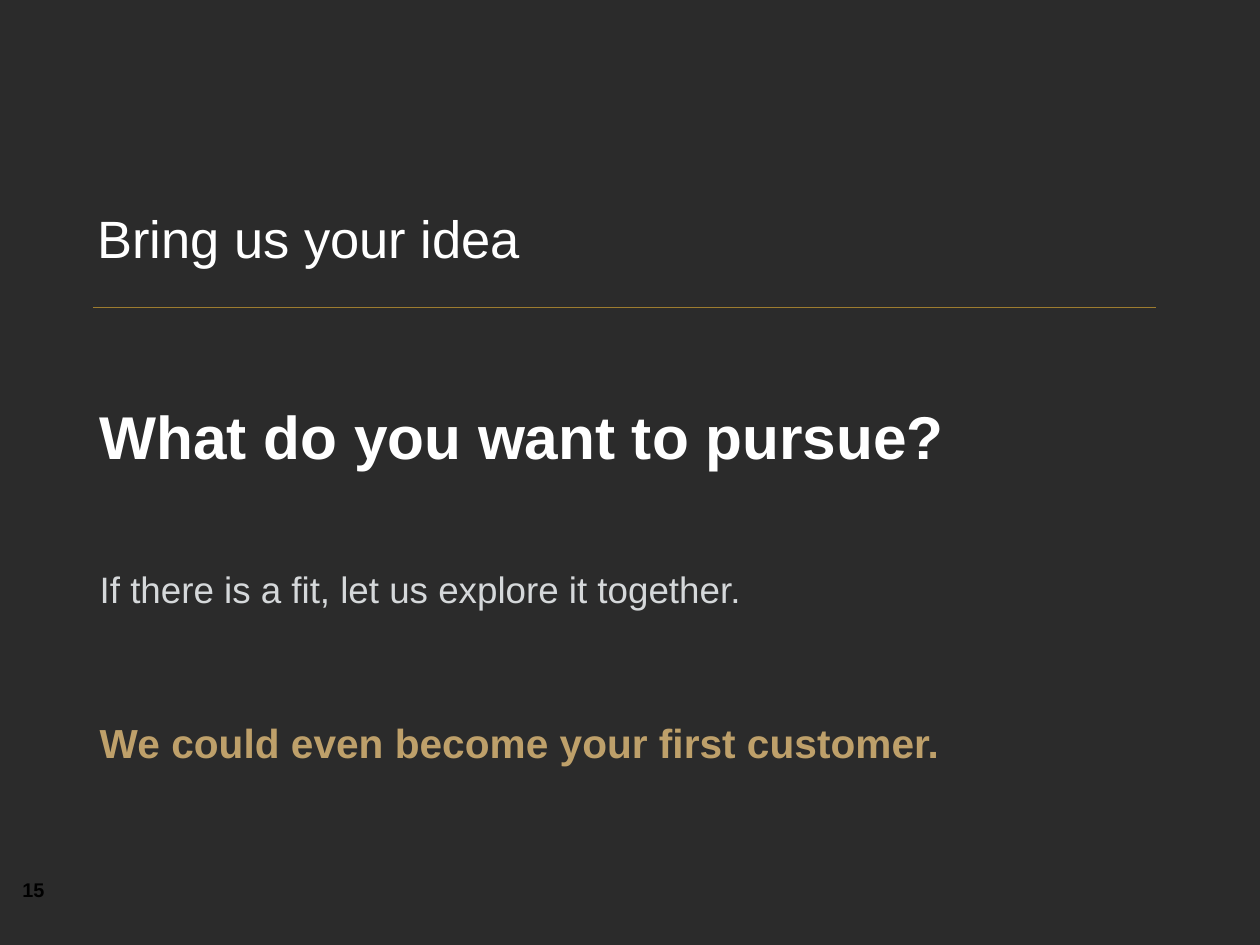
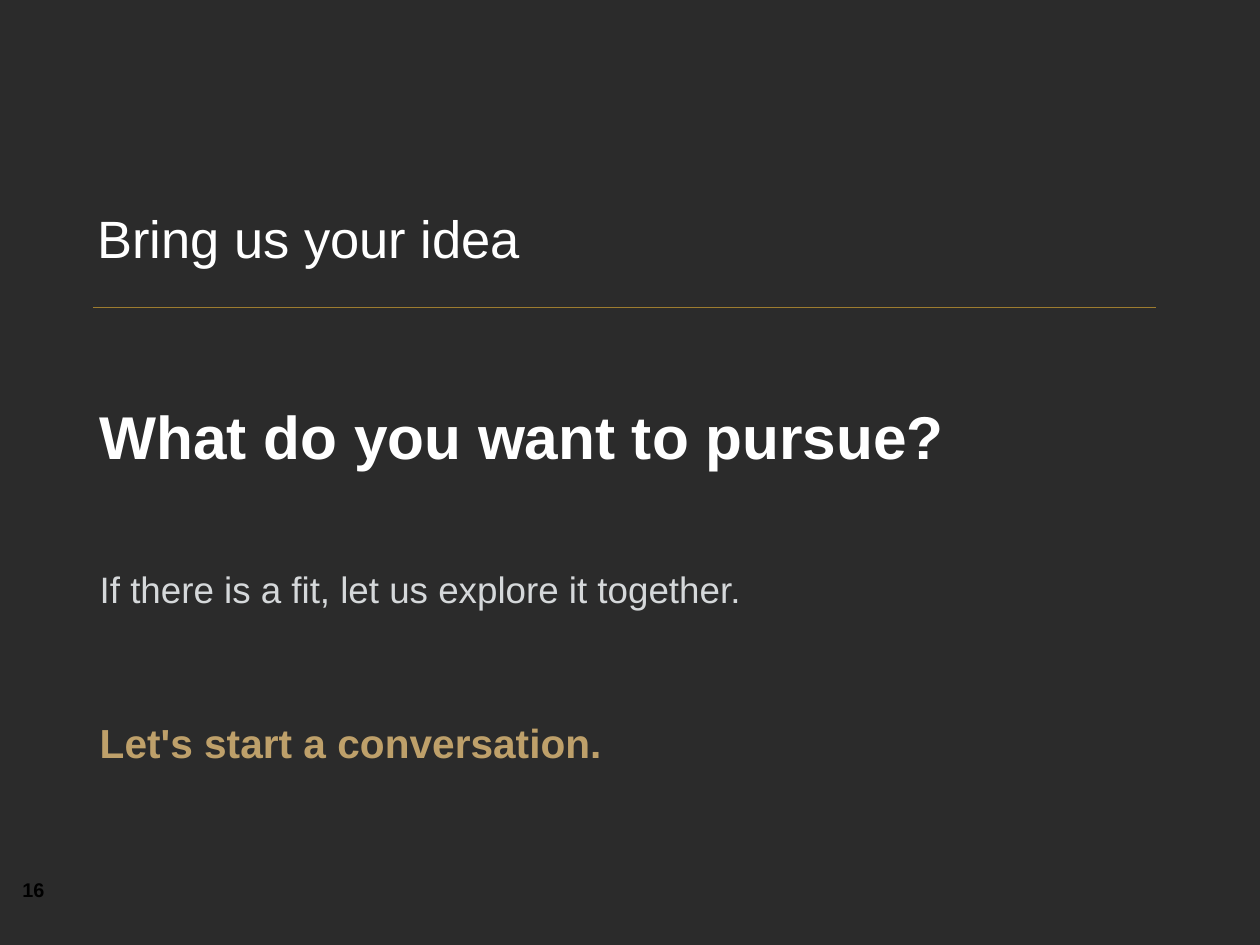
Before and after one commit to YeChamo/part-tracking-demo-ualr, a slide deck: slide 16 of docs/presentation/Engineering_at_The_Kinetic_Group.pptx (slide 15 before the commit). Drawn at 1260x945 pixels with LibreOffice and Linux fonts; fonts in the diff are those of the drawing; background and template pictures are left out; a plain dark background stands for a picture behind light text. Boxes give left, top, right and bottom in pixels: in the first picture for what was removed or moved away, otherwise in the second. Text is boxed around its words. In the diff, an @@ line names an element or a change of style, - is before the commit and + after.

```diff
--- a/docs/presentation/Engineering_at_The_Kinetic_Group.pptx
+++ b/docs/presentation/Engineering_at_The_Kinetic_Group.pptx
@@ text at bbox=[100, 728, 601, 759]: text changed @@
-We could even become your first customer.
+Let's start a conversation.
```
Also in this commit, not shown: 12 other slides changed, 1 slide added, 3 other files.
